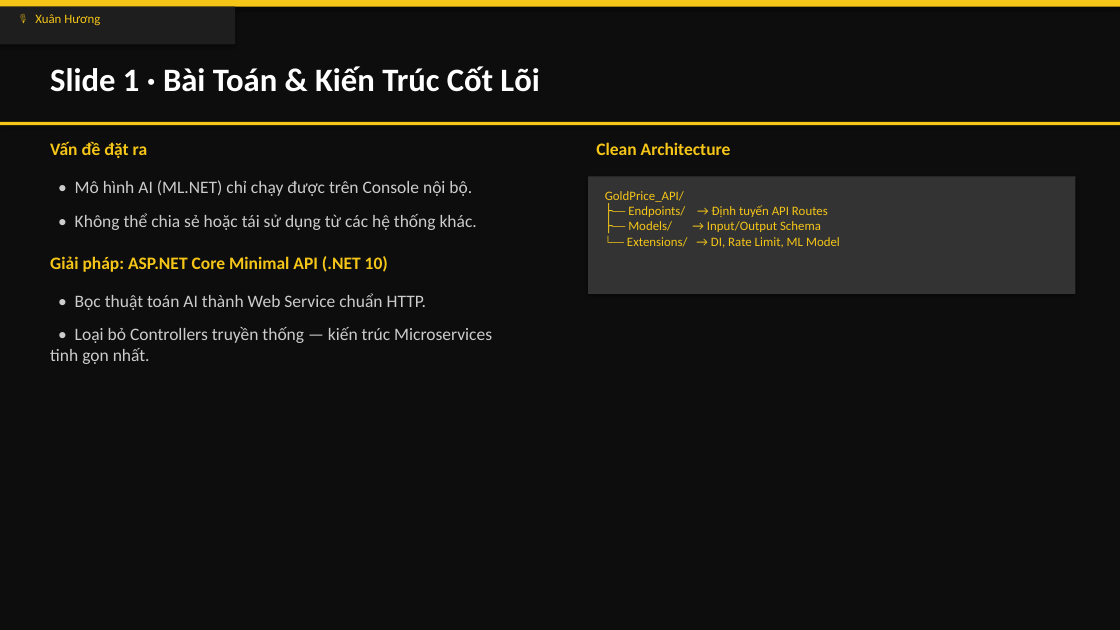
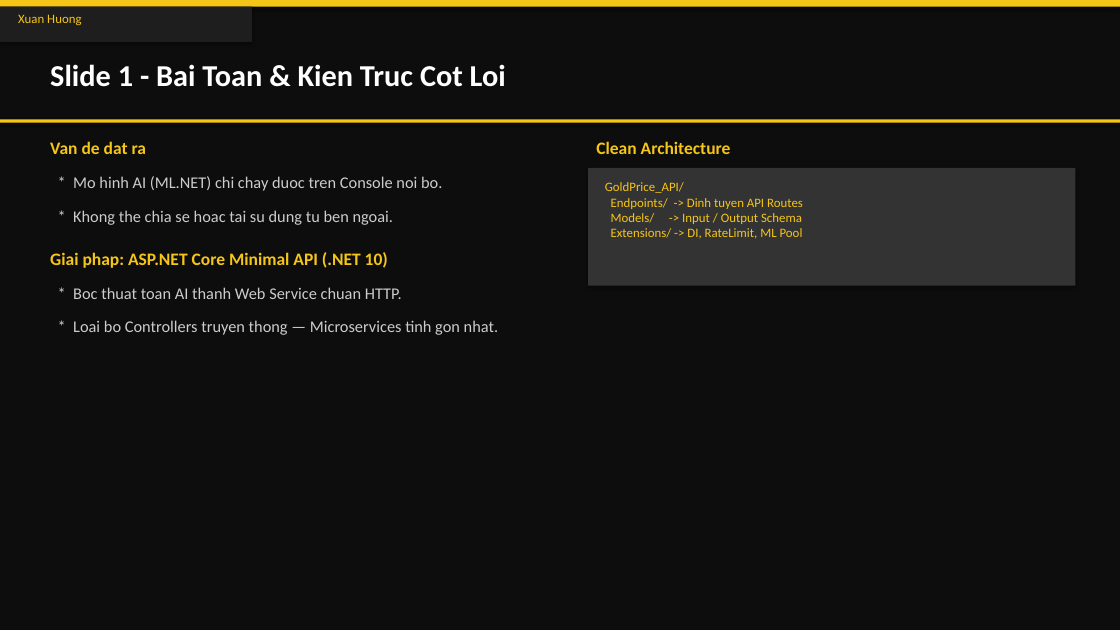
Before and after one commit to ThanhTrunggDEV/Group3, a slide deck: slide 2 of X-AURUM_Presentation.pptx. Drawn at 1120x630 pixels with LibreOffice and Linux fonts; fonts in the diff are those of the drawing. Boxes give left, top, right and bottom in pixels: in the first picture for what was removed or moved away, otherwise in the second. Text is boxed around its words. In the diff, an @@ line names an element or a change of style, - is before the commit and + after.

```diff
--- a/X-AURUM_Presentation.pptx
+++ b/X-AURUM_Presentation.pptx
@@ rectangle: place and size @@
-rectangle at (0, 7, 235, 45)
+rectangle at (0, 7, 252, 42)
@@ text at (18, 14, 81, 25): text changed @@
-🎙 Xuân Hương
+Xuan Huong
@@ text at (50, 64, 506, 87): text changed; size 28 to 26 pt @@
-Slide 1 · Bài Toán & Kiến Trúc Cốt Lõi
+Slide 1 - Bai Toan & Kien Truc Cot Loi
@@ text at (50, 141, 146, 154): text changed @@
-Vấn đề đặt ra
+Van de dat ra
@@ text at (73, 176, 442, 191): text changed; size 15 to 14 pt @@
-• Mô hình AI (ML.NET) chỉ chạy được trên Console nội bộ.
+* Mo hinh AI (ML.NET) chi chay duoc tren Console noi bo.
@@ rectangle: place and size @@
-rectangle at (588, 176, 1075, 294)
+rectangle at (588, 168, 1075, 286)
@@ text at (605, 182, 803, 239): text changed @@
-GoldPrice_API/
-├── Endpoints/ → Định tuyến API Routes
-├── Models/ → Input/Output Schema
-└── Extensions/ → DI, Rate Limit, ML Model
+GoldPrice_API/
+Endpoints/ -> Dinh tuyen API Routes
+Models/ -> Input / Output Schema
+Extensions/ -> DI, RateLimit, ML Pool
@@ text at (73, 210, 394, 225): text changed; size 15 to 14 pt @@
-• Không thể chia sẻ hoặc tái sử dụng từ các hệ thống khác.
+* Khong the chia se hoac tai su dung tu ben ngoai.
@@ text at (50, 252, 388, 268): text changed @@
-Giải pháp: ASP.NET Core Minimal API (.NET 10)
+Giai phap: ASP.NET Core Minimal API (.NET 10)
@@ text at (73, 287, 402, 299): text changed; size 15 to 14 pt @@
-• Bọc thuật toán AI thành Web Service chuẩn HTTP.
+* Boc thuat toan AI thanh Web Service chuan HTTP.
@@ text at (73, 320, 498, 335): text changed; size 15 to 14 pt @@
-• Loại bỏ Controllers truyền thống — kiến trúc Microservices tinh gọn nhất.
+* Loai bo Controllers truyen thong — Microservices tinh gon nhat.
```
Also in this commit, not shown: 5 other slides changed, 8 slides added, 8 slides removed, 1 other file.
